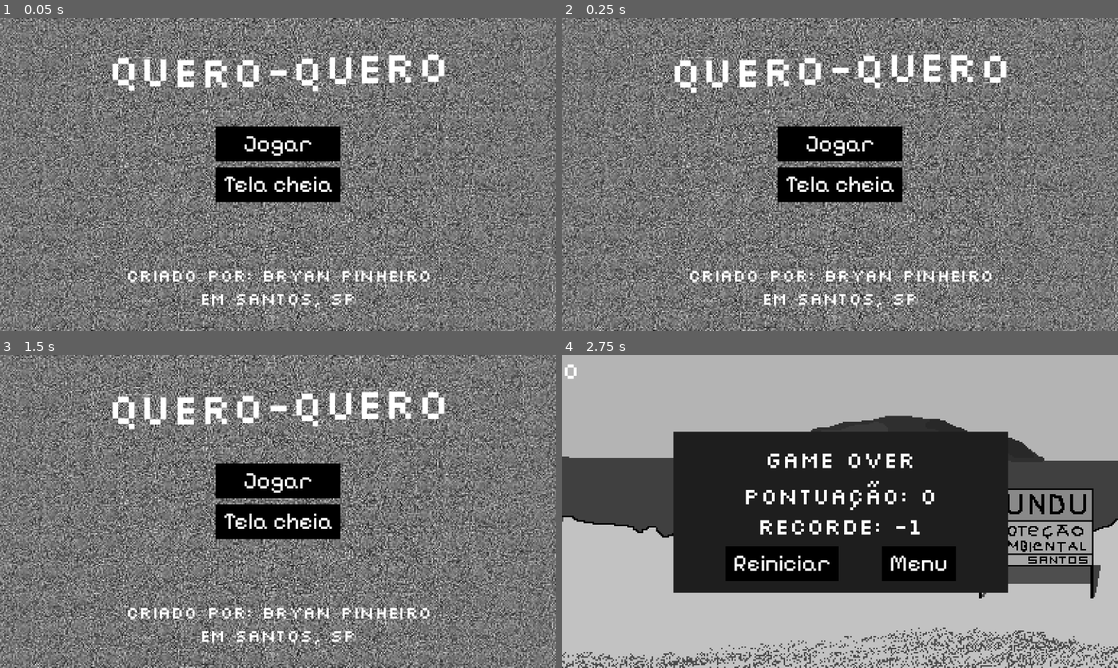
Above: before the commit, frames 1-4 (two rows, left to right).
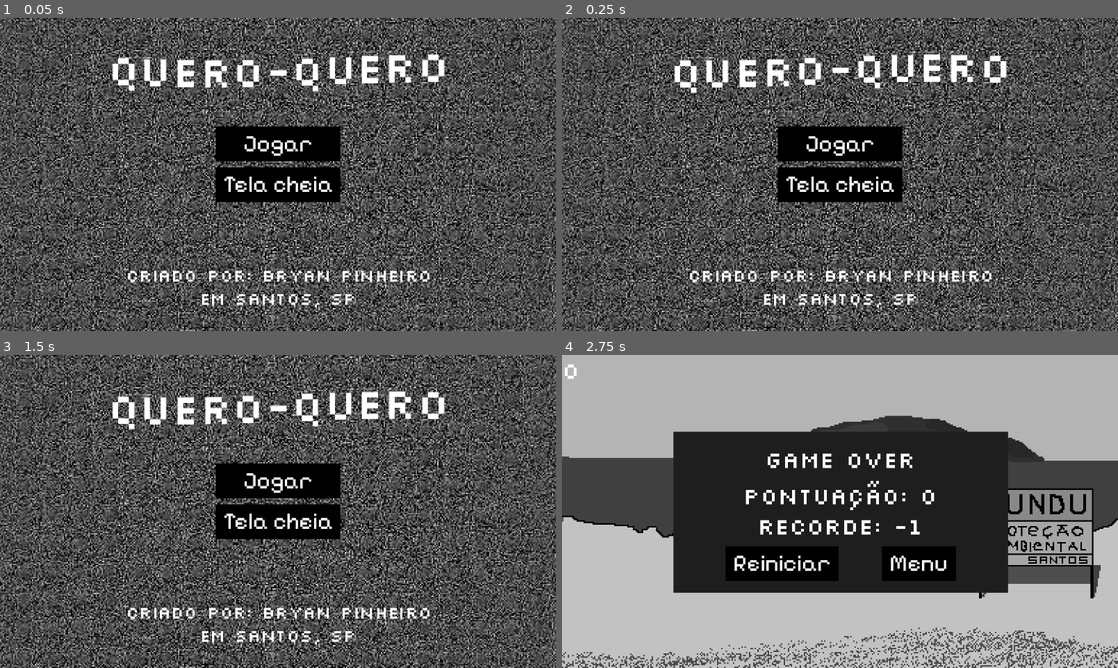
Above: after the commit, the same moments.

Repository: bryanpinheiro/flappy-bird
Game: Godot game, scene res://scene/main_menu.tscn
Same seed, same stepped clock (60 frames per second), same inputs: the game is played once before the commit and once after it.
Inputs:
- Up to frame 1 (0.05 s): no input
- Up to frame 2 (0.25 s): no input
- Up to frame 3 (1.5 s): click "Jogar" at 0.5 s; click "Menu" at 1.25 s
- Up to frame 4 (2.75 s): click "Jogar" at 2 s

The runs differ from the first frame. In frame 1, 89% of the frame differs, in the area x 0-100%, y 0-100%; in frame 2, 89%; in frame 3, 89%; in frame 4, nothing differs.

Commit message:
add button sound. TODO: add sound manager singleton for emitting sounds for  UI and player

Diff:
--- a/scene/game_over_screen.tscn
+++ b/scene/game_over_screen.tscn
@@ -2,6 +2,7 @@
 
 [ext_resource type="Script" uid="uid://cq7v1ia15mn40" path="res://script/game_over_screen.gd" id="1_c0347"]
 [ext_resource type="Theme" uid="uid://dabna7wo81jt5" path="res://resources/bryan_theme_00.tres" id="1_qhku3"]
+[ext_resource type="AudioStream" uid="uid://qywugbtnww8t" path="res://asset/button.wav" id="3_3ugjq"]
 
 [sub_resource type="Theme" id="Theme_of57s"]
 
@@ -66,5 +67,10 @@
 layout_mode = 2
 text = " Menu "
 
+[node name="AudioStreamPlayer" type="AudioStreamPlayer" parent="." unique_id=1908934187]
+stream = ExtResource("3_3ugjq")
+
+[connection signal="mouse_entered" from="PanelContainer/VBoxContainer/HBoxContainer/Restart" to="." method="_on_restart_mouse_entered"]
 [connection signal="pressed" from="PanelContainer/VBoxContainer/HBoxContainer/Restart" to="." method="_on_restart_pressed"]
+[connection signal="mouse_entered" from="PanelContainer/VBoxContainer/HBoxContainer/Menu" to="." method="_on_menu_mouse_entered"]
 [connection signal="pressed" from="PanelContainer/VBoxContainer/HBoxContainer/Menu" to="." method="_on_menu_pressed"]
--- a/scene/main_menu.tscn
+++ b/scene/main_menu.tscn
@@ -3,9 +3,14 @@
 [ext_resource type="Theme" uid="uid://dabna7wo81jt5" path="res://resources/bryan_theme_00.tres" id="1_hxu56"]
 [ext_resource type="FastNoiseLite" uid="uid://gobxij2gxp2b" path="res://resources/noise_lite.tres" id="3_0iwki"]
 [ext_resource type="Script" uid="uid://jc7soy4n0i6n" path="res://script/main_menu.gd" id="3_2fwvj"]
+[ext_resource type="AudioStream" uid="uid://qywugbtnww8t" path="res://asset/button.wav" id="4_0iwki"]
+
+[sub_resource type="Gradient" id="Gradient_jsx4g"]
+offsets = PackedFloat32Array(0.23287672, 1)
 
 [sub_resource type="NoiseTexture2D" id="NoiseTexture2D_2fwvj"]
 noise = ExtResource("3_0iwki")
+color_ramp = SubResource("Gradient_jsx4g")
 seamless = true
 seamless_blend_skirt = 1.0
 bump_strength = 32.0
@@ -109,5 +114,10 @@
 horizontal_alignment = 1
 vertical_alignment = 1
 
+[node name="AudioStreamPlayer" type="AudioStreamPlayer" parent="." unique_id=633811467]
+stream = ExtResource("4_0iwki")
+
+[connection signal="mouse_entered" from="VBoxContainer/Play" to="." method="_on_play_mouse_entered"]
 [connection signal="pressed" from="VBoxContainer/Play" to="." method="_on_play_pressed"]
+[connection signal="mouse_entered" from="VBoxContainer/Fullscreen" to="." method="_on_fullscreen_mouse_entered"]
 [connection signal="pressed" from="VBoxContainer/Fullscreen" to="." method="_on_fullscreen_pressed"]
--- a/script/event_bus.gd
+++ b/script/event_bus.gd
@@ -2,3 +2,7 @@
 
 signal scored
 signal game_finished(score: int, max_score: int)
+
+# Sinais de áudio
+signal audio_button_clicked
+signal audio_button_hovered
--- a/script/game_over_screen.gd
+++ b/script/game_over_screen.gd
@@ -1,6 +1,7 @@
 extends Control
 
 @onready var stats: RichTextLabel = %Stats
+@onready var audio_stream_player: AudioStreamPlayer = $AudioStreamPlayer
 
 func _ready() -> void:
 	hide()
@@ -18,3 +19,11 @@
 func _on_game_finished(score: int, max_score: int) -> void:
 	stats.text = str("Pontuação: ", score, "\nRecorde: ", max_score)
 	show()
+
+
+func _on_restart_mouse_entered() -> void:
+	audio_stream_player.play()
+
+
+func _on_menu_mouse_entered() -> void:
+	audio_stream_player.play()
--- a/script/main_menu.gd
+++ b/script/main_menu.gd
@@ -1,5 +1,6 @@
 extends Control
 
+@onready var audio_stream_player: AudioStreamPlayer = $AudioStreamPlayer
 
 func _on_play_pressed() -> void:
 	get_tree().change_scene_to_file("res://scene/main.tscn")
@@ -8,3 +9,11 @@
 func _on_fullscreen_pressed() -> void:
 	get_window().mode = Window.MODE_FULLSCREEN
 	#DisplayServer.window_set_mode(DisplayServer.WINDOW_MODE_FULLSCREEN)
+
+
+func _on_play_mouse_entered() -> void:
+	audio_stream_player.play()
+
+
+func _on_fullscreen_mouse_entered() -> void:
+	audio_stream_player.play()
